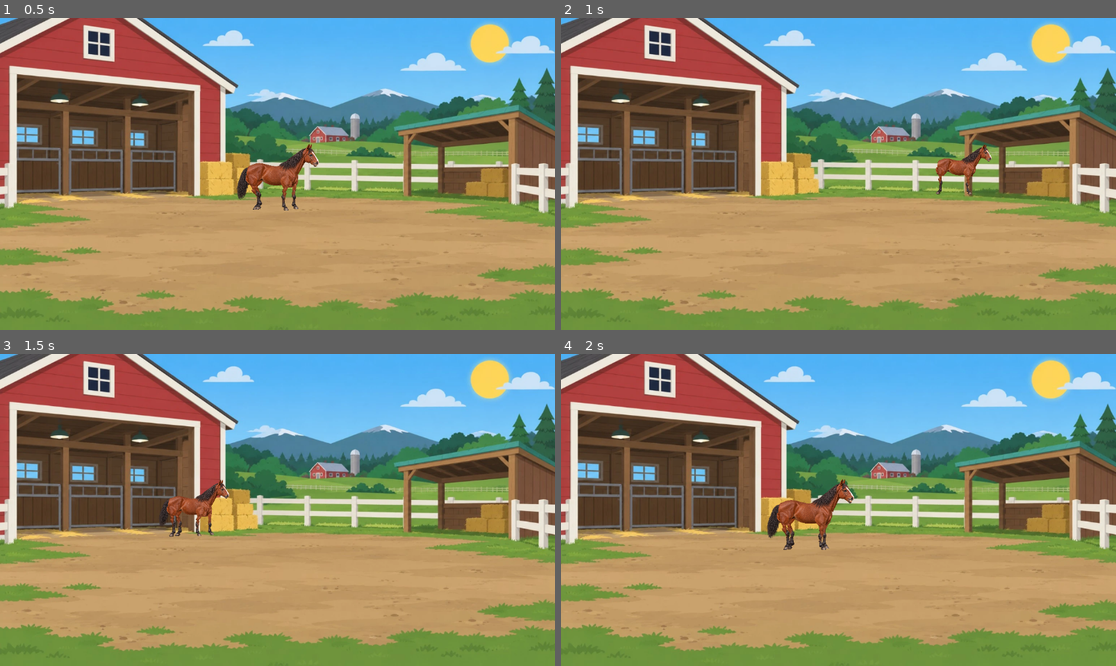
Above: before the commit, frames 1-4 (two rows, left to right).
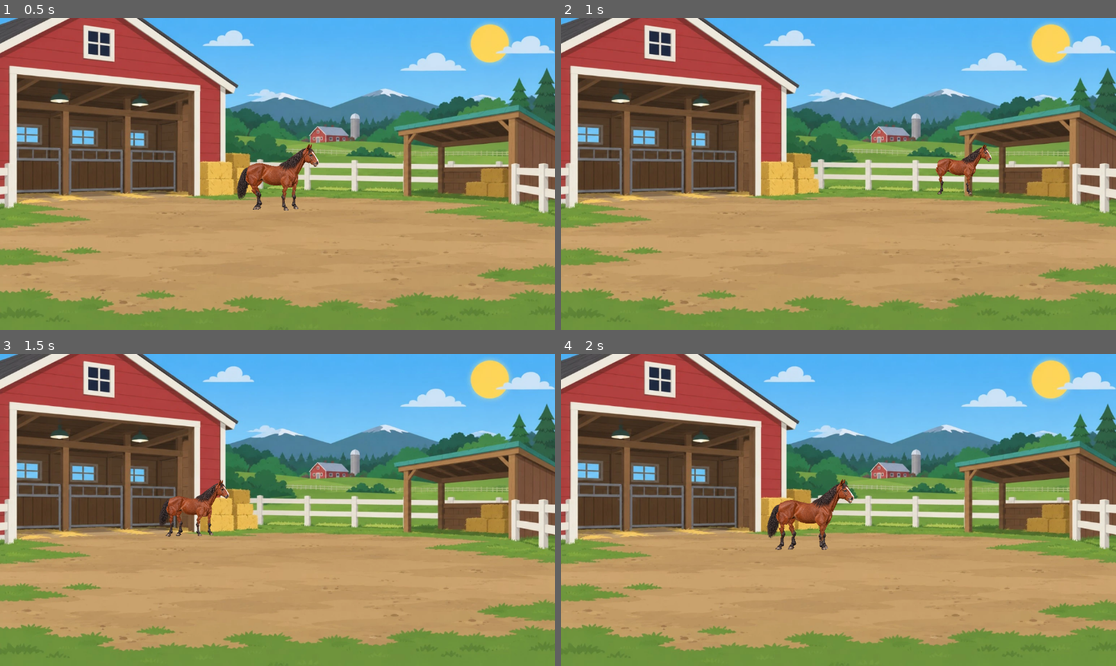
Above: after the commit, the same moments.

Repository: marceldubrig-hash/Pferd-und-Steve
Game: Godot game, scene res://scenes/main.tscn
Two runs of this game, one before a commit and one after it. Both use one fixed random seed, a clock stepped at 60 frames per second and the inputs below.
Inputs (mouse positions are in pixels of both pictures, inside the frame that each line leads up to):
- Up to frame 1 (0.5 s): no input
- Up to frame 2 (1 s): move the mouse to (960, 158) at 0.52 s; click (960, 158) at 0.67 s
- Up to frame 3 (1.5 s): drag from (166, 525) to (249, 572) at 1.27 s
- Up to frame 4 (2 s): no input

Frame 1 is identical in both runs. In frame 2, less than 0.1% of the frame differs, in the area x 67-77%, y 42-57%; in frame 3, 0.1%; in frame 4, 0.3%, in the area x 37-53%, y 40-63%.

Commit message:
Scale walk cycle with movement speed

Diff:
--- a/scripts/main.gd
+++ b/scripts/main.gd
@@ -48,9 +48,19 @@
 const RIGHT_OBSTACLE_X_RATIO := 0.87
 const RIGHT_OUTER_X_RATIO := 1.00
 
+# Step 12G: keep one walk cycle, but make it respond to actual pointer motion.
+# This is intentionally not a gait state machine.
+const WALK_ANIMATION_NAME := &"walk_test"
+const WALK_MIN_PLAYBACK_SPEED := 0.72
+const WALK_MAX_PLAYBACK_SPEED := 1.60
+const WALK_MIN_AMPLITUDE := 0.86
+const WALK_MAX_AMPLITUDE := 1.20
+const WALK_FULL_SPEED_VIEWPORTS_PER_SECOND := 0.85
+
 @onready var background: Sprite2D = $Background
 @onready var horse_root: Node2D = $HorseRoot
 @onready var horse_visual: Node2D = $HorseRoot/HorseVisual
+@onready var walk_animation_player: AnimationPlayer = $HorseRoot/HorseVisual/RigSpace/HorseCutoutRig/WalkAnimationPlayer
 
 var is_night := false
 var mouse_dragging := false
@@ -59,6 +69,9 @@
 # do not destroy the world position.
 var horse_x_ratio := 0.5
 var horse_depth_t := 0.28
+
+var walk_base_track_values: Dictionary = {}
+var walk_last_amplitude := 1.0
 
 
 func _ready() -> void:
@@ -66,6 +79,7 @@
 	_load_texture_if_available(background, FARM_DAY)
 	_layout_scene()
 	_apply_perspective()
+	_capture_walk_animation_baseline()
 
 
 func _unhandled_input(event: InputEvent) -> void:
@@ -77,7 +91,7 @@
 
 	if event is InputEventScreenDrag:
 		var drag := event as InputEventScreenDrag
-		_move_horse_to(drag.position)
+		_move_horse_to(drag.position, drag.velocity.length())
 		return
 
 	if event is InputEventMouseButton:
@@ -90,7 +104,7 @@
 
 	if event is InputEventMouseMotion and mouse_dragging:
 		var mouse_motion := event as InputEventMouseMotion
-		_move_horse_to(mouse_motion.position)
+		_move_horse_to(mouse_motion.position, mouse_motion.velocity.length())
 
 
 func _load_texture_if_available(target: Sprite2D, path: String) -> void:
@@ -144,11 +158,91 @@
 	_apply_perspective()
 
 
-func _move_horse_to(target_position: Vector2) -> void:
+func _move_horse_to(target_position: Vector2, input_speed_px_per_s: float = -1.0) -> void:
 	var current_x := horse_root.position.x
 	if absf(target_position.x - current_x) > 1.0:
 		set_horse_facing_right(target_position.x > current_x)
+
+	if input_speed_px_per_s < 0.0:
+		# A single tap has no drag velocity. Treat it as a calm movement cue
+		# instead of fabricating a high-speed gait from the teleport distance.
+		input_speed_px_per_s = get_viewport_rect().size.length() * 0.15
+
 	set_horse_position(target_position)
+	_apply_walk_motion_from_speed(input_speed_px_per_s)
+
+
+func _capture_walk_animation_baseline() -> void:
+	walk_base_track_values.clear()
+
+	if not walk_animation_player.has_animation(WALK_ANIMATION_NAME):
+		push_warning("Walk-Animation fehlt: %s" % WALK_ANIMATION_NAME)
+		return
+
+	var animation := walk_animation_player.get_animation(WALK_ANIMATION_NAME)
+	for track_index in range(animation.get_track_count()):
+		var values: Array = []
+		for key_index in range(animation.track_get_key_count(track_index)):
+			values.append(animation.track_get_key_value(track_index, key_index))
+		walk_base_track_values[track_index] = values
+
+
+func _apply_walk_motion_from_speed(input_speed_px_per_s: float) -> void:
+	if walk_base_track_values.is_empty():
+		return
+
+	var viewport_diagonal := maxf(get_viewport_rect().size.length(), 1.0)
+	var viewports_per_second := maxf(input_speed_px_per_s, 0.0) / viewport_diagonal
+	var speed_t := clampf(
+		viewports_per_second / WALK_FULL_SPEED_VIEWPORTS_PER_SECOND,
+		0.0,
+		1.0
+	)
+	speed_t = smoothstep(0.0, 1.0, speed_t)
+
+	walk_animation_player.speed_scale = lerpf(
+		WALK_MIN_PLAYBACK_SPEED,
+		WALK_MAX_PLAYBACK_SPEED,
+		speed_t
+	)
+
+	var amplitude := lerpf(
+		WALK_MIN_AMPLITUDE,
+		WALK_MAX_AMPLITUDE,
+		speed_t
+	)
+	_set_walk_amplitude(amplitude)
+
+
+func _set_walk_amplitude(multiplier: float) -> void:
+	if absf(multiplier - walk_last_amplitude) < 0.02:
+		return
+	if not walk_animation_player.has_animation(WALK_ANIMATION_NAME):
+		return
+
+	var animation := walk_animation_player.get_animation(WALK_ANIMATION_NAME)
+	for track_index in range(animation.get_track_count()):
+		if not walk_base_track_values.has(track_index):
+			continue
+
+		var baseline: Array = walk_base_track_values[track_index]
+		if baseline.is_empty():
+			continue
+
+		var is_position_track := String(animation.track_get_path(track_index)).ends_with(":position")
+		for key_index in range(mini(animation.track_get_key_count(track_index), baseline.size())):
+			var base_value = baseline[key_index]
+			var scaled_value = base_value
+
+			if typeof(base_value) == TYPE_FLOAT:
+				scaled_value = float(base_value) * multiplier
+			elif typeof(base_value) == TYPE_VECTOR2 and is_position_track:
+				var rest_value: Vector2 = baseline[0]
+				scaled_value = rest_value + (base_value - rest_value) * multiplier
+
+			animation.track_set_key_value(track_index, key_index, scaled_value)
+
+	walk_last_amplitude = multiplier
 
 
 func _layout_scene() -> void:
